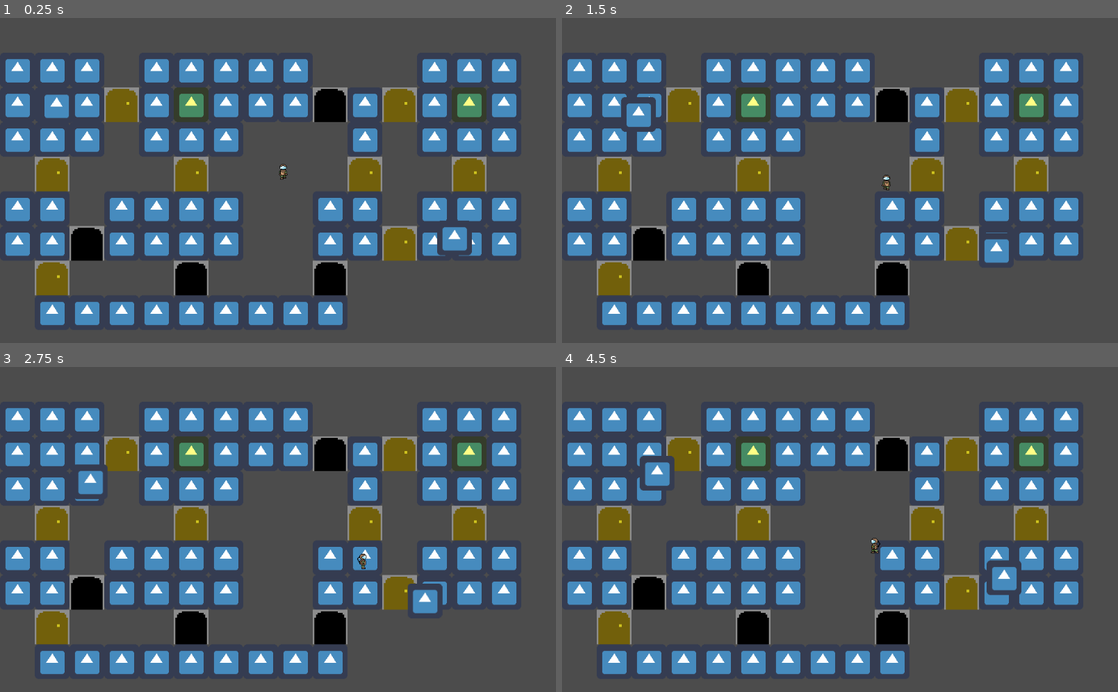
Above: before the commit, frames 1-4 (two rows, left to right).
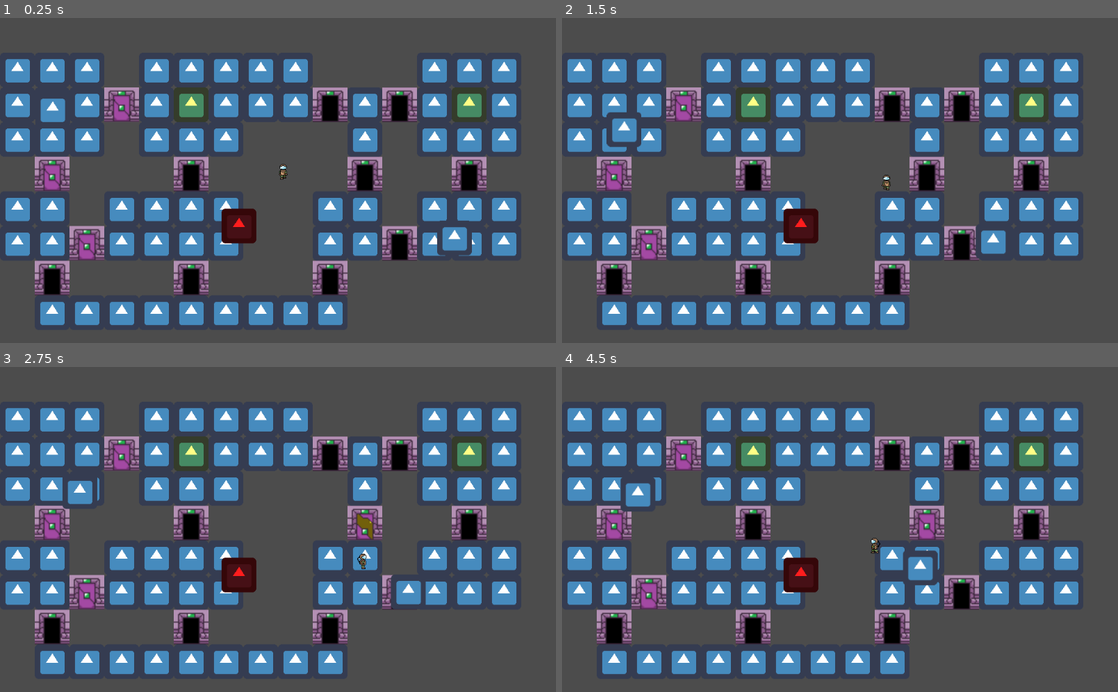
Above: after the commit, the same moments.

Repository: Omivel/LudemDare46
Game: Godot game, scene res://Levels/TestLevel.tscn
Two runs of this game, one before a commit and one after it. Both use one fixed random seed, a clock stepped at 60 frames per second and the inputs below. The engine's default icon, where the game draws it, is replaced by a stand-in: a white triangle on a blue panel in a dark square.
Inputs (mouse positions are in pixels of both pictures, inside the frame that each line leads up to):
- Up to frame 1 (0.25 s): no input
- Up to frame 2 (1.5 s): move the mouse to (962, 164) at 0.52 s; hold Right (ui_right) 0.53-1.28 s; hold Space (ui_select) 0.53-1.28 s; move the mouse to (728, 196) at 1.27 s; hold Down (ui_down) from 1.28 s (still down); click (728, 196) at 1.35 s
- Up to frame 3 (2.75 s): tap Space (ui_select) at 1.52, 1.55, 1.82 s; move the mouse to (333, 458) at 2.02 s; release Down (ui_down) at 2.03 s; hold Right (ui_right) from 2.03 s (still down); hold Space (ui_select) from 2.03 s (still down)
- Up to frame 4 (4.5 s): move the mouse to (812, 594) at 2.77 s; release Right (ui_right) at 2.78 s; release Space (ui_select) at 2.78 s; hold Up (ui_up) 2.78-3.53 s; click (812, 594) at 2.85 s; tap Space (ui_select) at 3.02, 3.05, 3.32 s; move the mouse to (1006, 578) at 3.52 s; hold Space (ui_select) 3.53-4.28 s; hold Left (ui_left) from 3.53 s (still down); move the mouse to (673, 480) at 4.27 s; click (673, 480) at 4.35 s

The runs differ from the first frame. In frame 1, 8.2% of the frame differs, in the area x 6-88%, y 21-86%; in frame 2, 9.1%; in frame 3, 8.6%; in frame 4, 9.5%.

Commit message:
Doors2.0

Diff:
--- a/game/Levels/TestLevel.gd
+++ b/game/Levels/TestLevel.gd
@@ -1,4 +1,5 @@
 extends Node2D
+class_name Level_Control
 
 signal door(status)
 
@@ -11,13 +12,12 @@
 var monster_list = []
 
 func _ready():
-
 	$Player.connect("is_moving", self, "is_moving")
-	$Trigger.connect("not_door", self, "not_door")
 	for child in get_children():
 		#connect to doors
 		if child is Trigger:
 			child.connect("open_door", self, "open_door")
+			child.connect("not_door", self, "not_door")
 		#create and populate navigation mesh for each monster based on tilemap
 		elif child is Monster:
 			monster_list.append(child)
@@ -41,10 +41,23 @@
 			child.map_updated()
 		elif child is Cage:
 			child.connect("traped", self, "_check_win")
+		elif child is Alarm:
+			child.connect("alarm_start", self, "_alarm")
+			child.connect("alarm_stop", self, "_stop_alarm")
 
 func _process(delta):
 	for mon in monster_list:
 		$music_control.monster(mon.global_position.distance_to($Player.global_position), mon.get_type())
+
+func _alarm(pos):
+	for child in get_children():
+		if child is Monster:
+			child.newGoal(pos, true)
+
+func _stop_alarm():
+	for child in get_children():
+		if child is Monster:
+			child.newPath([])
 
 func _check_win():
 	how_many_captured += 1
@@ -58,7 +71,6 @@
 				$Monster.newPath(child.get_simple_path($Monster.global_position, get_global_mouse_position(), false))
 
 func open_door(cordinates: Vector2):
-
 	cordinates = tileMap.world_to_map(cordinates)
 	var to_open : bool = tileMap.get_cellv(cordinates) == 1
 
--- a/game/Levels/TestLevel.tscn
+++ b/game/Levels/TestLevel.tscn
@@ -11,6 +11,8 @@
 [ext_resource path="res://Scenes/TestTileset/DoorClosed.png" type="Texture" id=9]
 [ext_resource path="res://icon.png" type="Texture" id=10]
 [ext_resource path="res://Scenes/TestTileset/Door.png" type="Texture" id=11]
+[ext_resource path="res://Scenes/Alarm/Alarm.tscn" type="PackedScene" id=12]
+[ext_resource path="res://Scenes/Door/Door.tscn" type="PackedScene" id=13]
 
 [sub_resource type="ConvexPolygonShape2D" id=1]
 points = PoolVector2Array( 64, 64, 0, 64, 0, 0, 64, 0 )
@@ -91,57 +93,66 @@
 
 [node name="music_control" parent="." instance=ExtResource( 7 )]
 
-[node name="Trigger" parent="." instance=ExtResource( 5 )]
-position = Vector2( 96, 481 )
-door = true
-
-[node name="Trigger2" parent="." instance=ExtResource( 5 )]
-position = Vector2( 95, 292 )
-door = true
-
-[node name="Trigger3" parent="." instance=ExtResource( 5 )]
-position = Vector2( 163, 413 )
-door = true
-
-[node name="Trigger4" parent="." instance=ExtResource( 5 )]
-position = Vector2( 358, 292 )
-door = true
-
-[node name="Trigger5" parent="." instance=ExtResource( 5 )]
-position = Vector2( 223, 160 )
-door = true
-
-[node name="Trigger6" parent="." instance=ExtResource( 5 )]
-position = Vector2( 352, 481 )
-door = true
-
-[node name="Trigger7" parent="." instance=ExtResource( 5 )]
-position = Vector2( 610, 481 )
-door = true
-
-[node name="Trigger8" parent="." instance=ExtResource( 5 )]
-position = Vector2( 737, 420 )
-door = true
-
-[node name="Trigger9" parent="." instance=ExtResource( 5 )]
-position = Vector2( 864, 294 )
-door = true
-
-[node name="Trigger10" parent="." instance=ExtResource( 5 )]
-position = Vector2( 671, 291 )
-door = true
-
-[node name="Trigger11" parent="." instance=ExtResource( 5 )]
-position = Vector2( 734, 165 )
-door = true
-
-[node name="Trigger12" parent="." instance=ExtResource( 5 )]
-position = Vector2( 607, 162 )
-door = true
-
 [node name="TestTileMap" parent="." instance=ExtResource( 1 )]
 tile_set = SubResource( 3 )
-tile_data = PoolIntArray( 65536, 0, 0, 65537, 0, 0, 65538, 0 …(231 unchanged characters)…  0, 131081, 2, 0, 131082, 0, 0, 131083, 1, 0, 131084, 0, 0, 131085, 0, 0, 131086, 0, 0, 196608, 0, 0, 196609, 0, 0, 196610, 0, 0, 196612, 0, 0, 196613, 0, 0, 196614, 0, 0, 196618, 0, 0, 196620, 0, 0, 196621, 0, 0, 196622, 0, 0, 262145, 1, 0, 262149, 1, 0, 262154, 1, 0, 262157, 1, 0, 327680, 0, 0, 327681, 0, 0, 327683, 0, 0, 327684, 0, 0, 327685, 0, 0, 327686, 0, 0, 327689, 0, 0, 327690, 0, 0, 327692, 0, 0, 327693, 0, 0, 327694, 0, 0, 393216, 0, 0, 393217, 0, 0, 393218, 2, 0, 393219, 0, 0, 393220, 0, 0, 393221, 0, 0, 393222, 0, 0, 393225, 0, 0, 393226, 0, 0, 393227, 1, 0, 393228, 0, 0, 393229, 0, 0, 393230, 0, 0, 458753, 1, 0, 458757, 2, 0, 458761, 2, 0, 524289, …(119 unchanged characters)…
+tile_data = PoolIntArray( 65536, 0, 0, 65537, 0, 0, 65538, 0 …(231 unchanged characters)…  0, 131081, 2, 0, 131082, 0, 0, 131083, 2, 0, 131084, 0, 0, 131085, 0, 0, 131086, 0, 0, 196608, 0, 0, 196609, 0, 0, 196610, 0, 0, 196612, 0, 0, 196613, 0, 0, 196614, 0, 0, 196618, 0, 0, 196620, 0, 0, 196621, 0, 0, 196622, 0, 0, 262145, 1, 0, 262149, 2, 0, 262154, 2, 0, 262157, 2, 0, 327680, 0, 0, 327681, 0, 0, 327683, 0, 0, 327684, 0, 0, 327685, 0, 0, 327686, 0, 0, 327689, 0, 0, 327690, 0, 0, 327692, 0, 0, 327693, 0, 0, 327694, 0, 0, 393216, 0, 0, 393217, 0, 0, 393218, 1, 0, 393219, 0, 0, 393220, 0, 0, 393221, 0, 0, 393222, 0, 0, 393225, 0, 0, 393226, 0, 0, 393227, 2, 0, 393228, 0, 0, 393229, 0, 0, 393230, 0, 0, 458753, 2, 0, 458757, 2, 0, 458761, 2, 0, 524289, …(119 unchanged characters)…
+
+[node name="Door" parent="." instance=ExtResource( 13 )]
+position = Vector2( 96, 480 )
+scale = Vector2( 2, 2 )
+
+[node name="Door2" parent="." instance=ExtResource( 13 )]
+position = Vector2( 160, 416 )
+scale = Vector2( 2, 2 )
+open = false
+
+[node name="Door3" parent="." instance=ExtResource( 13 )]
+position = Vector2( 96, 288 )
+scale = Vector2( 2, 2 )
+open = false
+
+[node name="Door4" parent="." instance=ExtResource( 13 )]
+position = Vector2( 224, 160 )
+scale = Vector2( 2, 2 )
+open = false
+
+[node name="Door5" parent="." instance=ExtResource( 13 )]
+position = Vector2( 352, 288 )
+scale = Vector2( 2, 2 )
+
+[node name="Door6" parent="." instance=ExtResource( 13 )]
+position = Vector2( 352, 480 )
+scale = Vector2( 2, 2 )
+
+[node name="Door7" parent="." instance=ExtResource( 13 )]
+position = Vector2( 608, 480 )
+scale = Vector2( 2, 2 )
+
+[node name="Door8" parent="." instance=ExtResource( 13 )]
+position = Vector2( 736, 416 )
+scale = Vector2( 2, 2 )
+
+[node name="Door9" parent="." instance=ExtResource( 13 )]
+position = Vector2( 672, 288 )
+scale = Vector2( 2, 2 )
+
+[node name="Door10" parent="." instance=ExtResource( 13 )]
+position = Vector2( 608, 160 )
+scale = Vector2( 2, 2 )
+
+[node name="Door11" parent="." instance=ExtResource( 13 )]
+position = Vector2( 736, 160 )
+scale = Vector2( 2, 2 )
+
+[node name="Door12" parent="." instance=ExtResource( 13 )]
+position = Vector2( 864, 288 )
+scale = Vector2( 2, 2 )
+
+[node name="Cage2" parent="." instance=ExtResource( 6 )]
+position = Vector2( 864, 160 )
+
+[node name="Cage" parent="." instance=ExtResource( 6 )]
+position = Vector2( 352, 160 )
 
 [node name="Monster" parent="." instance=ExtResource( 3 )]
 position = Vector2( 97, 162 )
@@ -153,8 +164,9 @@
 [node name="Player" parent="." instance=ExtResource( 4 )]
 position = Vector2( 522, 284 )
 
-[node name="Cage2" parent="." instance=ExtResource( 6 )]
-position = Vector2( 864, 160 )
+[node name="Alarm" parent="." instance=ExtResource( 12 )]
+position = Vector2( 440, 384 )
 
-[node name="Cage" parent="." instance=ExtResource( 6 )]
-position = Vector2( 352, 160 )
+[node name="Trigger13" parent="." instance=ExtResource( 5 )]
+position = Vector2( 464, 80 )
+[connection signal="activated" from="Trigger13" to="Alarm" method="set_off"]
--- /dev/null
+++ b/game/Scenes/Alarm/Alarm.gd
@@ -0,0 +1,27 @@
+extends Node2D
+class_name Alarm
+
+onready var dur_timer = $Duration
+
+export var duration : float = 20
+
+signal alarm_start(pos)
+signal alarm_stop()
+
+# Called when the node enters the scene tree for the first time.
+func _ready():
+	dur_timer.connect("timeout", self, "stop")
+	dur_timer.wait_time = duration
+
+
+# Called every frame. 'delta' is the elapsed time since the previous frame.
+#func _process(delta):
+#	pass
+
+
+func set_off():
+	dur_timer.start()
+	emit_signal("alarm_start", global_position)
+
+func stop():
+	emit_signal("alarm_stop")
--- /dev/null
+++ b/game/Scenes/Alarm/Alarm.tscn
@@ -0,0 +1,14 @@
+[gd_scene load_steps=3 format=2]
+
+[ext_resource path="res://Scenes/Alarm/Alarm.gd" type="Script" id=1]
+[ext_resource path="res://icon.png" type="Texture" id=2]
+
+[node name="Alarm" type="Node2D"]
+script = ExtResource( 1 )
+
+[node name="Duration" type="Timer" parent="."]
+one_shot = true
+
+[node name="Sprite" type="Sprite" parent="."]
+modulate = Color( 1, 0.117647, 0.117647, 1 )
+texture = ExtResource( 2 )
--- /dev/null
+++ b/game/Scenes/Door/Door.tscn
@@ -0,0 +1,120 @@
+[gd_scene load_steps=24 format=2]
+
+[ext_resource path="res://Scenes/Trigger/Trigger.tscn" type="PackedScene" id=1]
+[ext_resource path="res://Scenes/Door/Door_Animation.png" type="Texture" id=2]
+
+[sub_resource type="AtlasTexture" id=2]
+flags = 4
+atlas = ExtResource( 2 )
+region = Rect2( 0, 0, 32, 32 )
+
+[sub_resource type="AtlasTexture" id=3]
+flags = 4
+atlas = ExtResource( 2 )
+region = Rect2( 0, 32, 32, 32 )
+
+[sub_resource type="AtlasTexture" id=4]
+flags = 4
+atlas = ExtResource( 2 )
+region = Rect2( 0, 64, 32, 32 )
+
+[sub_resource type="AtlasTexture" id=5]
+flags = 4
+atlas = ExtResource( 2 )
+region = Rect2( 0, 96, 32, 32 )
+
+[sub_resource type="AtlasTexture" id=6]
+flags = 4
+atlas = ExtResource( 2 )
+region = Rect2( 0, 128, 32, 32 )
+
+[sub_resource type="AtlasTexture" id=7]
+flags = 4
+atlas = ExtResource( 2 )
+region = Rect2( 0, 160, 32, 32 )
+
+[sub_resource type="AtlasTexture" id=8]
+flags = 4
+atlas = ExtResource( 2 )
+region = Rect2( 0, 192, 32, 32 )
+
+[sub_resource type="AtlasTexture" id=9]
+flags = 4
+atlas = ExtResource( 2 )
+region = Rect2( 0, 224, 32, 32 )
+
+[sub_resource type="AtlasTexture" id=10]
+flags = 4
+atlas = ExtResource( 2 )
+region = Rect2( 0, 256, 32, 32 )
+
+[sub_resource type="AtlasTexture" id=11]
+flags = 4
+atlas = ExtResource( 2 )
+region = Rect2( 0, 288, 32, 32 )
+
+[sub_resource type="AtlasTexture" id=12]
+flags = 4
+atlas = ExtResource( 2 )
+region = Rect2( 32, 0, 32, 32 )
+
+[sub_resource type="AtlasTexture" id=13]
+flags = 4
+atlas = ExtResource( 2 )
+region = Rect2( 32, 32, 32, 32 )
+
+[sub_resource type="AtlasTexture" id=14]
+flags = 4
+atlas = ExtResource( 2 )
+region = Rect2( 32, 64, 32, 32 )
+
+[sub_resource type="AtlasTexture" id=15]
+flags = 4
+atlas = ExtResource( 2 )
+region = Rect2( 32, 96, 32, 32 )
+
+[sub_resource type="AtlasTexture" id=16]
+flags = 4
+atlas = ExtResource( 2 )
+region = Rect2( 32, 128, 32, 32 )
+
+[sub_resource type="AtlasTexture" id=17]
+flags = 4
+atlas = ExtResource( 2 )
+region = Rect2( 32, 160, 32, 32 )
+
+[sub_resource type="AtlasTexture" id=18]
+flags = 4
+atlas = ExtResource( 2 )
+region = Rect2( 32, 192, 32, 32 )
+
+[sub_resource type="AtlasTexture" id=19]
+flags = 4
+atlas = ExtResource( 2 )
+region = Rect2( 32, 224, 32, 32 )
+
+[sub_resource type="AtlasTexture" id=20]
+flags = 4
+atlas = ExtResource( 2 )
+region = Rect2( 32, 256, 32, 32 )
+
+[sub_resource type="AtlasTexture" id=21]
+flags = 4
+atlas = ExtResource( 2 )
+region = Rect2( 32, 288, 32, 32 )
+
+[sub_resource type="SpriteFrames" id=1]
+animations = [ {
+"frames": [ SubResource( 2 ), SubResource( 3 ), SubResource( 4 ), SubResource( 5 ), SubResource( 6 ), SubResource( 7 ), SubResource( 8 ), SubResource( 9 ), SubResource( 10 ), SubResource( 11 ), SubResource( 12 ), SubResource( 13 ), SubResource( 14 ), SubResource( 15 ), SubResource( 16 ), SubResource( 17 ), SubResource( 18 ), SubResource( 19 ), SubResource( 20 ), SubResource( 21 ) ],
+"loop": false,
+"name": "open",
+"speed": 15.0
+} ]
+
+[node name="Door" instance=ExtResource( 1 )]
+door = true
+
+[node name="AnimatedSprite" type="AnimatedSprite" parent="." index="1"]
+frames = SubResource( 1 )
+animation = "open"
+frame = 19
--- a/game/Scenes/Monster/Monster.gd
+++ b/game/Scenes/Monster/Monster.gd
@@ -27,7 +27,7 @@
 var direction := Vector2()
 var traped : bool = false
 var placesToGo = []
-
+var ignore_targets : bool = false
 
 # Called when the node enters the scene tree for the first time.
 func _ready():
@@ -51,6 +51,7 @@
 			direction = path[0]-global_position
 			move_and_slide(direction.normalized()*speed, Vector2(0,0))
 	else:
+		ignore_targets = false
 		placesToGo.shuffle()
 		newPath(pathfinding.get_simple_path(global_position, placesToGo[0], false))
 
@@ -63,6 +64,11 @@
 		else:
 			get_tree().change_scene("res://Scenes/LoseScreen/LoseScreen.tscn")
 
+func newGoal(pos : Vector2, top_priority : bool = false):
+	if top_priority:
+		speed = running_speed
+		ignore_targets = true
+	newPath(pathfinding.get_simple_path(global_position, pos, false))
 
 func newPath(newPath : PoolVector2Array):
 	path = newPath
@@ -72,23 +78,24 @@
 
 
 func _new_target(new_target):
-	if new_target is Player:
-		emit_signal("is_chasing_player", monster_type)
-		speed = running_speed
-		target = new_target
-		newPath(pathfinding.get_simple_path(global_position, target.get_global_position(), false))
-		chaseTimer.start()
-		chaseUpdate.start()
-	elif new_target.is_in_group("Monster"):
-		if new_target == self:
-			return
-		if new_target.is_traped():
-			return
-		speed = running_speed
-		target = new_target
-		newPath(pathfinding.get_simple_path(global_position, target.get_global_position(), false))
-		chaseTimer.start()
-		chaseUpdate.start()
+	if !ignore_targets:
+		if new_target is Player:
+			emit_signal("is_chasing_player", monster_type)
+			speed = running_speed
+			target = new_target
+			newPath(pathfinding.get_simple_path(global_position, target.get_global_position(), false))
+			chaseTimer.start()
+			chaseUpdate.start()
+		elif new_target.is_in_group("Monster"):
+			if new_target == self:
+				return
+			if new_target.is_traped():
+				return
+			speed = running_speed
+			target = new_target
+			newPath(pathfinding.get_simple_path(global_position, target.get_global_position(), false))
+			chaseTimer.start()
+			chaseUpdate.start()
 
 func get_type():
 	return monster_type
--- a/game/Scenes/Music/music_control.gd
+++ b/game/Scenes/Music/music_control.gd
@@ -51,7 +51,6 @@
 	match monster_type:
 		0:
 			if !$teethy_licks.is_playing():
-				print("working")
 				$teethy_licks.play()
 			else:
 				$teethy_licks.stop()
--- a/game/Scenes/Player/Player.gd
+++ b/game/Scenes/Player/Player.gd
@@ -46,7 +46,7 @@
 
 	if direction == Vector2(0,0):
 		sprite.playing = false
-		#todo make this more eficient
+	#todo make this more better
 	emit_signal("is_moving", direction != Vector2(0,0))
 
 	if event.is_action_pressed("ui_select"):
@@ -55,12 +55,13 @@
 		var lowest_node = null
 		for node in $Area2D.get_overlapping_areas():
 			if node is Trigger:
-				if lowest_node == null:
-					lowest_node = node
-				else:
-					dist_lowest = lowest_node.get_global_position().distance_to(get_global_position())
-					dist = node.get_global_position().distance_to(get_global_position())
-					if dist < dist_lowest:
+				if node.is_pressable():
+					if lowest_node == null:
 						lowest_node = node
+					else:
+						dist_lowest = lowest_node.get_global_position().distance_to(get_global_position())
+						dist = node.get_global_position().distance_to(get_global_position())
+						if dist < dist_lowest:
+							lowest_node = node
 		if(lowest_node != null):
 			lowest_node.activate()
--- a/game/Scenes/Trigger/Trigger.gd
+++ b/game/Scenes/Trigger/Trigger.gd
@@ -1,7 +1,12 @@
 extends Area2D
 class_name Trigger
+tool
 
+export var open : bool = true
 export var door : bool = false
+export var pressable : bool = true
+
+var animated_sprite = null
 
 signal activated()
 signal not_door()
@@ -9,11 +14,36 @@
 
 # Called when the node enters the scene tree for the first time.
 func _ready():
-	pass # Replace with function body.
+	for child in get_children():
+		if child is AnimatedSprite:
+			animated_sprite = child
+			if open:
+				child.frame = 19
+			else:
+				child.frame = 0
+
+func _process(delta):
+	if Engine.editor_hint:
+		if door and animated_sprite != null:
+			if open and animated_sprite.frame != 19:
+				animated_sprite.frame = 19
+				emit_signal("open_door", global_position)
+			elif !open and animated_sprite.frame != 0:
+				animated_sprite.frame = 0
+				emit_signal("open_door", global_position)
 
 func activate():
 	emit_signal("activated")
 	if door:
 		emit_signal("open_door", global_position)
+		if animated_sprite is AnimatedSprite:
+			if open:
+				animated_sprite.play("open", true)
+			else:
+				animated_sprite.play("open")
+			open = !open
 	else:
 		emit_signal("not_door")
+
+func is_pressable():
+	return pressable
--- a/game/project.godot
+++ b/game/project.godot
@@ -9,10 +9,20 @@
 config_version=4
 
 _global_script_classes=[ {
+"base": "Node2D",
+"class": "Alarm",
+"language": "GDScript",
+"path": "res://Scenes/Alarm/Alarm.gd"
+}, {
 "base": "Area2D",
 "class": "Cage",
 "language": "GDScript",
 "path": "res://Scenes/Cage/Cage.gd"
+}, {
+"base": "Node2D",
+"class": "Level_Control",
+"language": "GDScript",
+"path": "res://Levels/TestLevel.gd"
 }, {
 "base": "KinematicBody2D",
 "class": "Monster",
@@ -30,7 +40,9 @@
 "path": "res://Scenes/Trigger/Trigger.gd"
 } ]
 _global_script_class_icons={
+"Alarm": "",
 "Cage": "",
+"Level_Control": "",
 "Monster": "",
 "Player": "",
 "Trigger": ""
Not shown: 1 places in game/Levels/TestLevel.tscn that only renumber resources
Binary file added: game/Scenes/Door/Door_Animation.png
Not shown, added: game/Scenes/Door/Door_Animation.png.import
